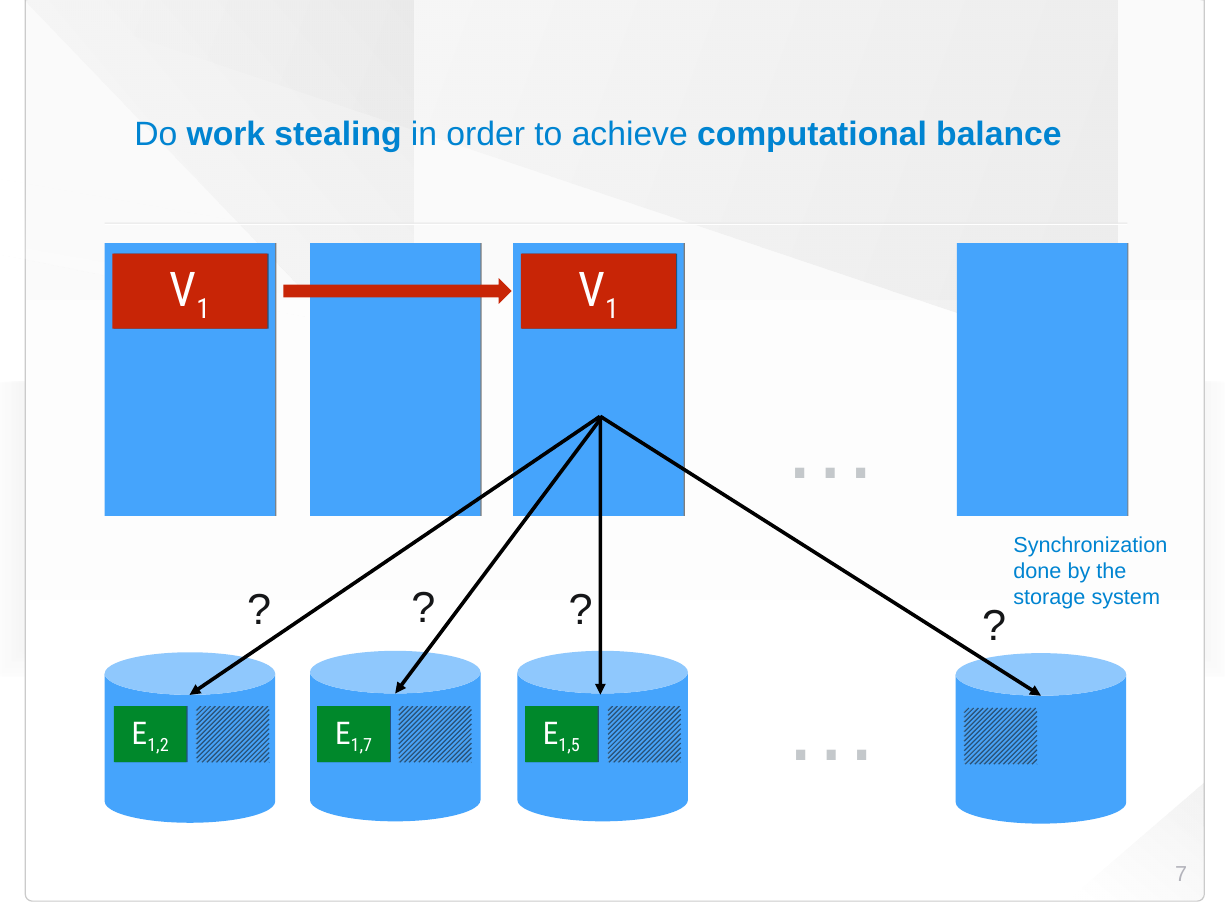
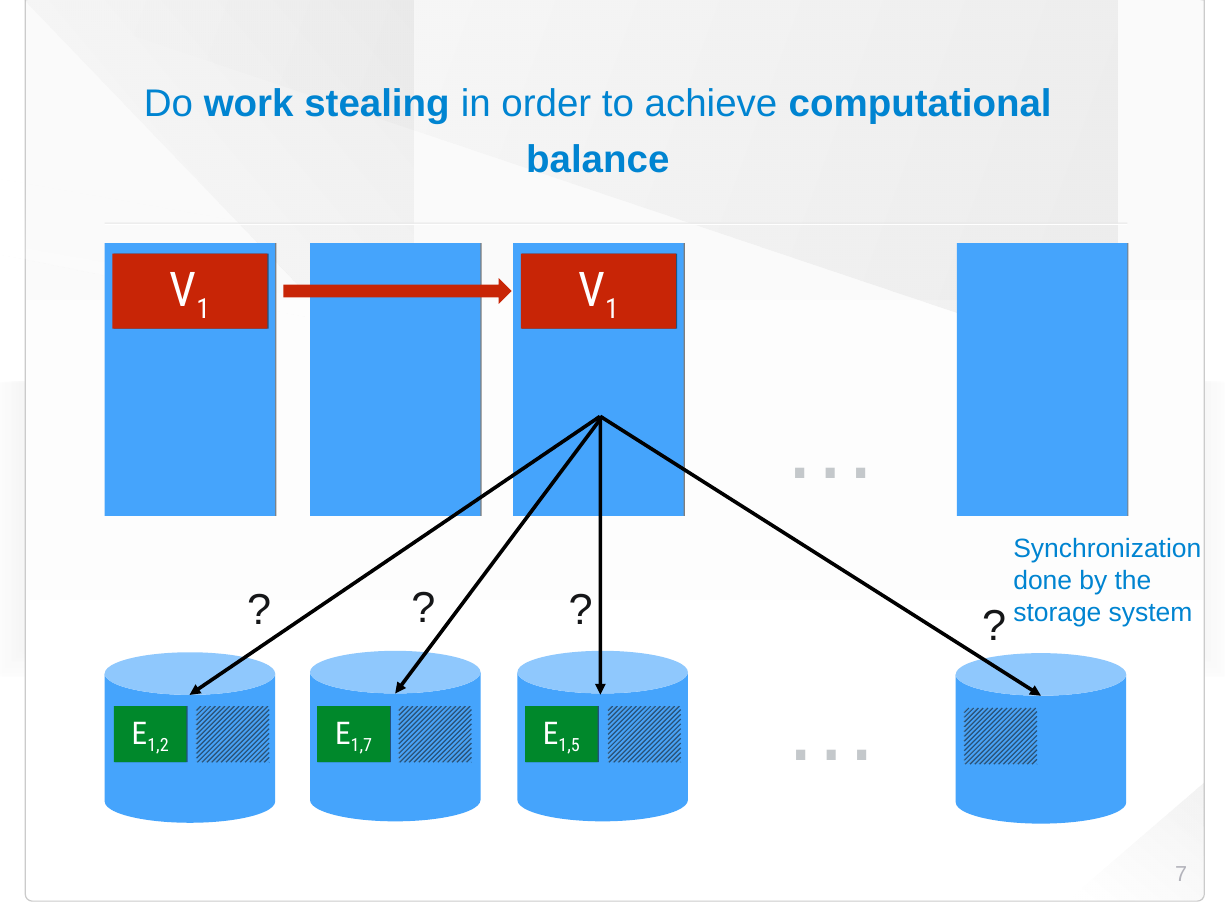
Before and after one commit to HaprianVlad/chaos, a slide deck: slide 7 of presentation.odp. Drawn at 1232x924 pixels with LibreOffice and Linux fonts; fonts in the diff are those of the drawing; background and template pictures are left out. Boxes give left, top, right and bottom in pixels: in the first picture for what was removed or moved away, otherwise in the second. Text is boxed around its words. In the diff, an @@ line names an element or a change of style, - is before the commit and + after.

```diff
--- a/presentation.odp
+++ b/presentation.odp
@@ title "Do work stealing in order ..." at <box>144,88,1052,173</box>: size 28 to 32 pt @@
@@ text "Synchronization done by the storage ..." at <box>1013,537,1201,626</box>: size 18 to 22 pt @@
```
Also in this commit, not shown: 5 other slides changed, 1 slide removed, 41 other files.
